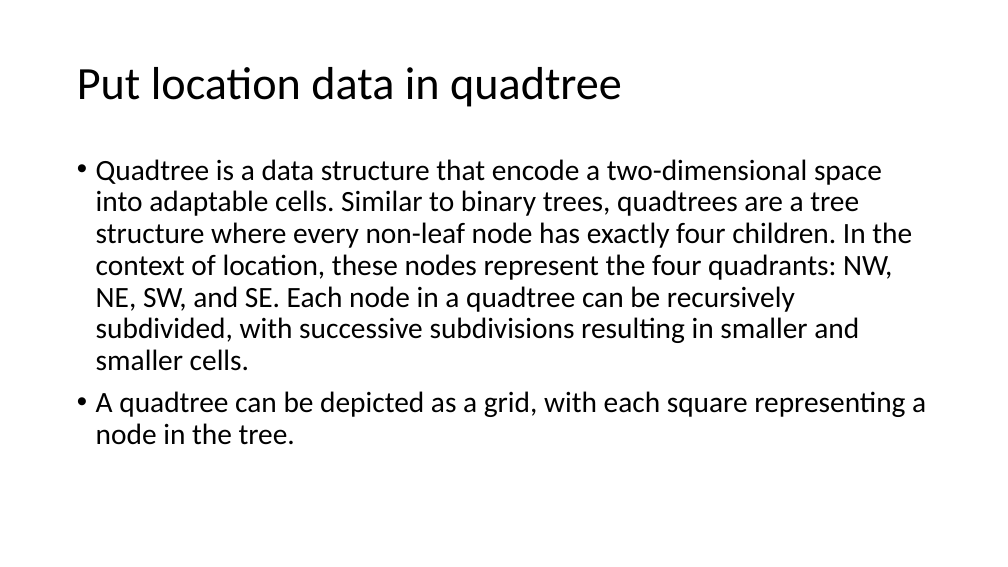
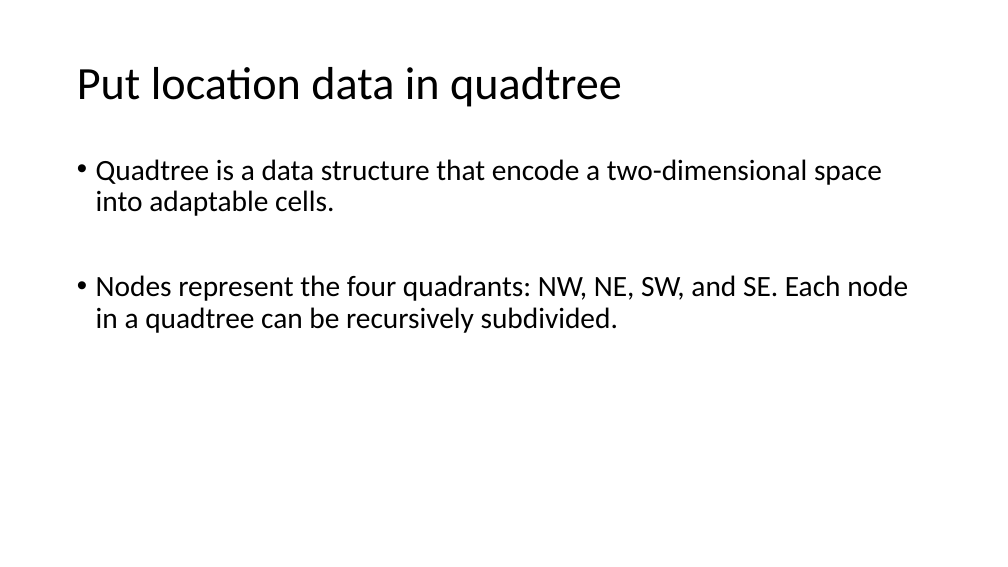
Before and after one commit to thakurshilpa/Places, a slide deck: slide 11 of doc/nearby_location.pptx. Drawn at 1008x567 pixels with LibreOffice and Linux fonts; fonts in the diff are those of the drawing. Boxes give left, top, right and bottom in pixels: in the first picture for what was removed or moved away, otherwise in the second. Text is boxed around its words. In the diff, an @@ line names an element or a change of style, - is before the commit and + after.

```diff
--- a/doc/nearby_location.pptx
+++ b/doc/nearby_location.pptx
@@ text at [96, 159, 908, 333]: text changed @@
-• Quadtree is a data structure that encode a two-dimensional space into adaptable cells. Similar to binary trees, quadtrees are a tree structure where every non-leaf node has exactly four children. In the context of location, these nodes represent the four quadrants: NW, NE, SW, and SE. Each node in a quadtree can be recursively subdivided, with successive subdivisions resulting in smaller and smaller cells.
-• A quadtree can be depicted as a grid, with each square representing a node in the tree.
+• Quadtree is a data structure that encode a two-dimensional space into adaptable cells.
+• Nodes represent the four quadrants: NW, NE, SW, and SE. Each node in a quadtree can be recursively subdivided.
```
Also in this commit, not shown: 10 other slides changed.
